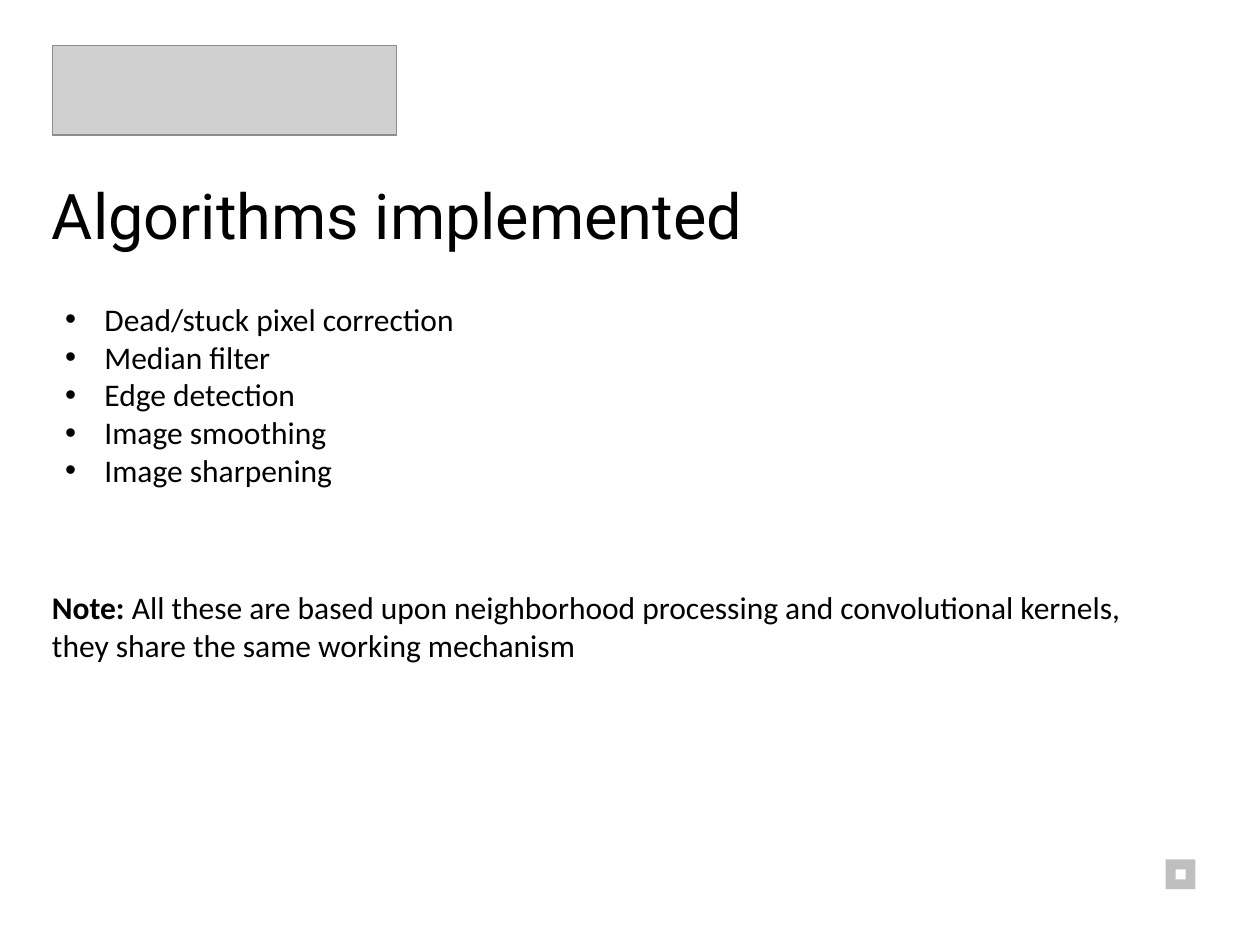
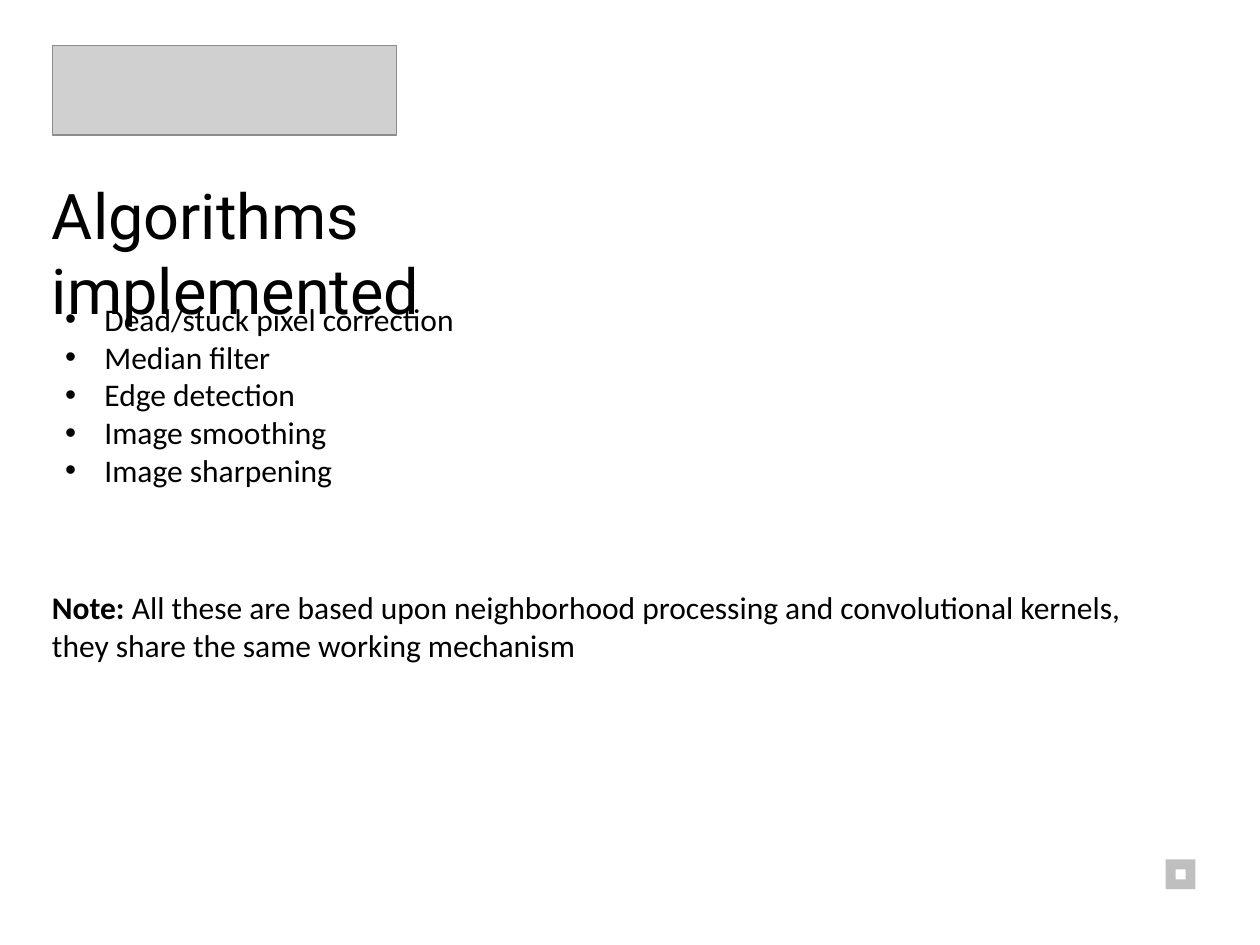
Before and after one commit to hszilard13/Infared-based-Image-processing-Zybo, a slide deck: slide 6 of Presentation/Presentation.pptx. Drawn at 1260x945 pixels with LibreOffice and Linux fonts; fonts in the diff are those of the drawing; grey boxes stand for pictures. Boxes give left, top, right and bottom in pixels: in the first picture for what was removed or moved away, otherwise in the second. Text is boxed around its words. In the diff, an @@ line names an element or a change of style, - is before the commit and + after.

```diff
--- a/Presentation/Presentation.pptx
+++ b/Presentation/Presentation.pptx
@@ text "Algorithms implemented" rewrapped from bbox=[52, 191, 742, 252] to bbox=[52, 191, 419, 330] @@
```
Also in this commit, not shown: 5 other slides changed, 2 slides added.
